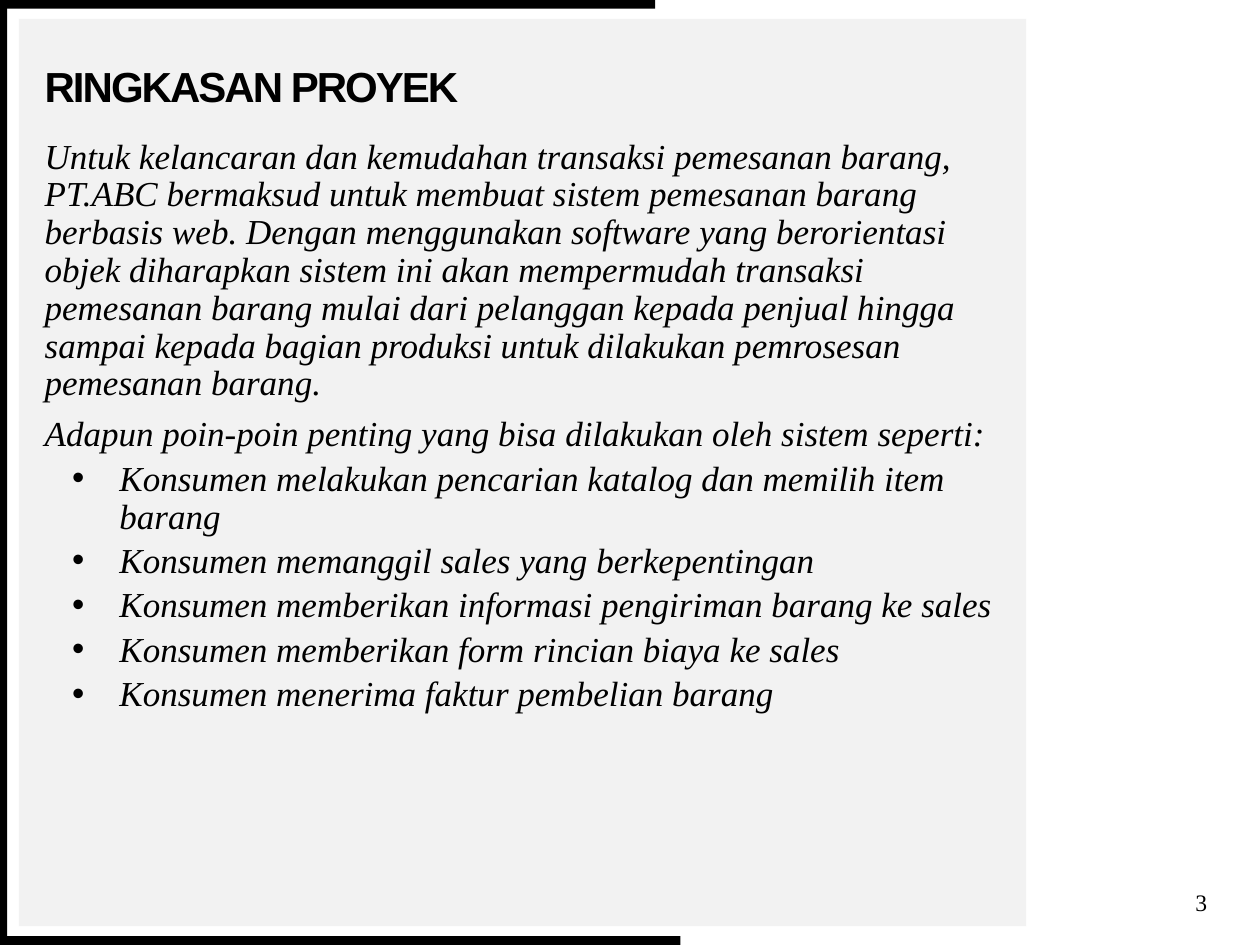
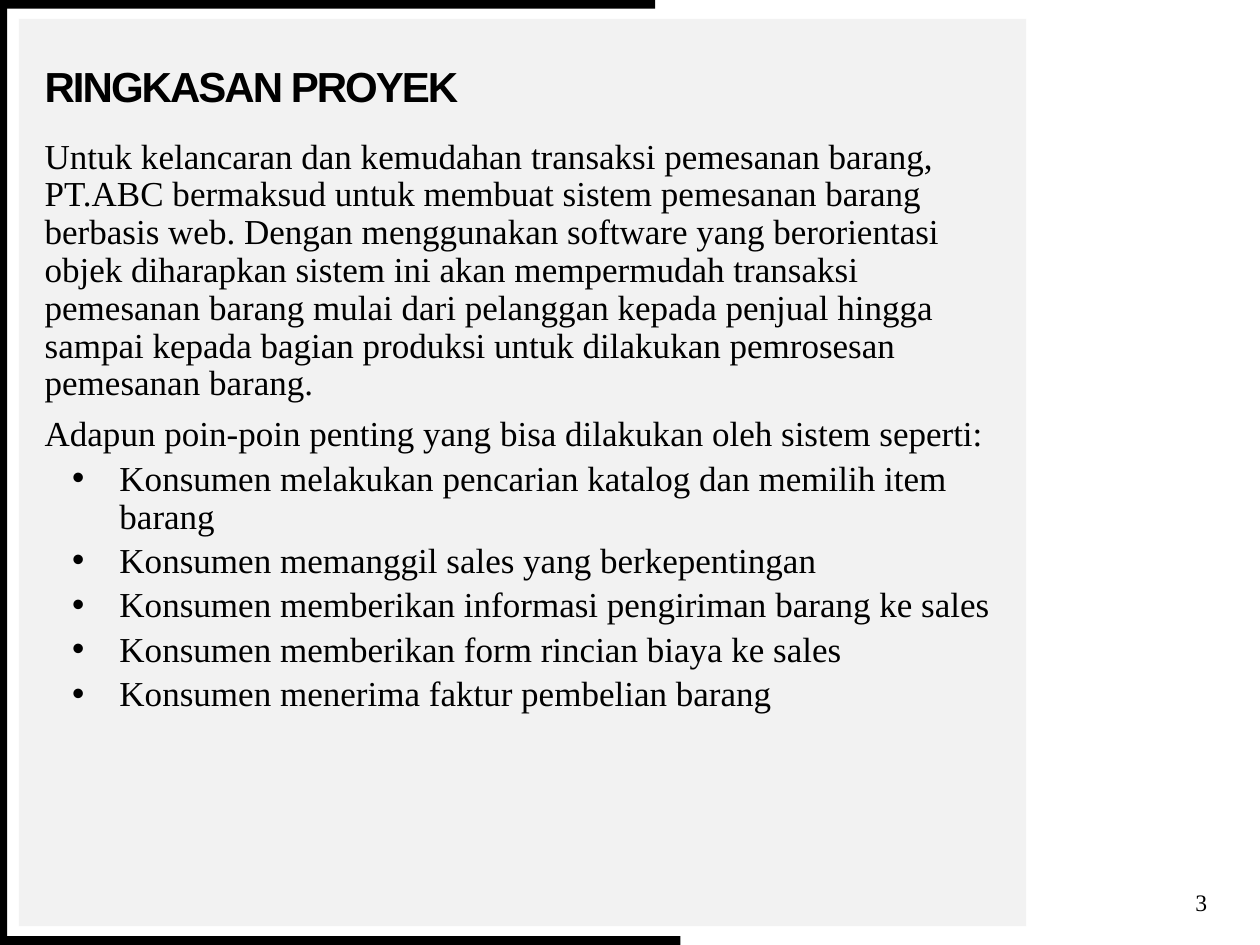
Before and after one commit to renkomalau/rpl_orderbarang, a slide deck: slide 3 of Sistem Pemesanan Barang.pptx. Drawn at 1260x945 pixels with LibreOffice and Linux fonts; fonts in the diff are those of the drawing; background and template pictures are left out. Boxes give left, top, right and bottom in pixels: in the first picture for what was removed or moved away, otherwise in the second. Text is boxed around its words. In the diff, an @@ line names an element or a change of style, - is before the commit and + after.

```diff
--- a/Sistem Pemesanan Barang.pptx
+++ b/Sistem Pemesanan Barang.pptx
@@ text "Untuk kelancaran dan kemudahan transaksi ..." at <box>45,144,989,713</box>: italic off @@
```
Also in this commit, not shown: 3 other slides changed, 1 other file.
